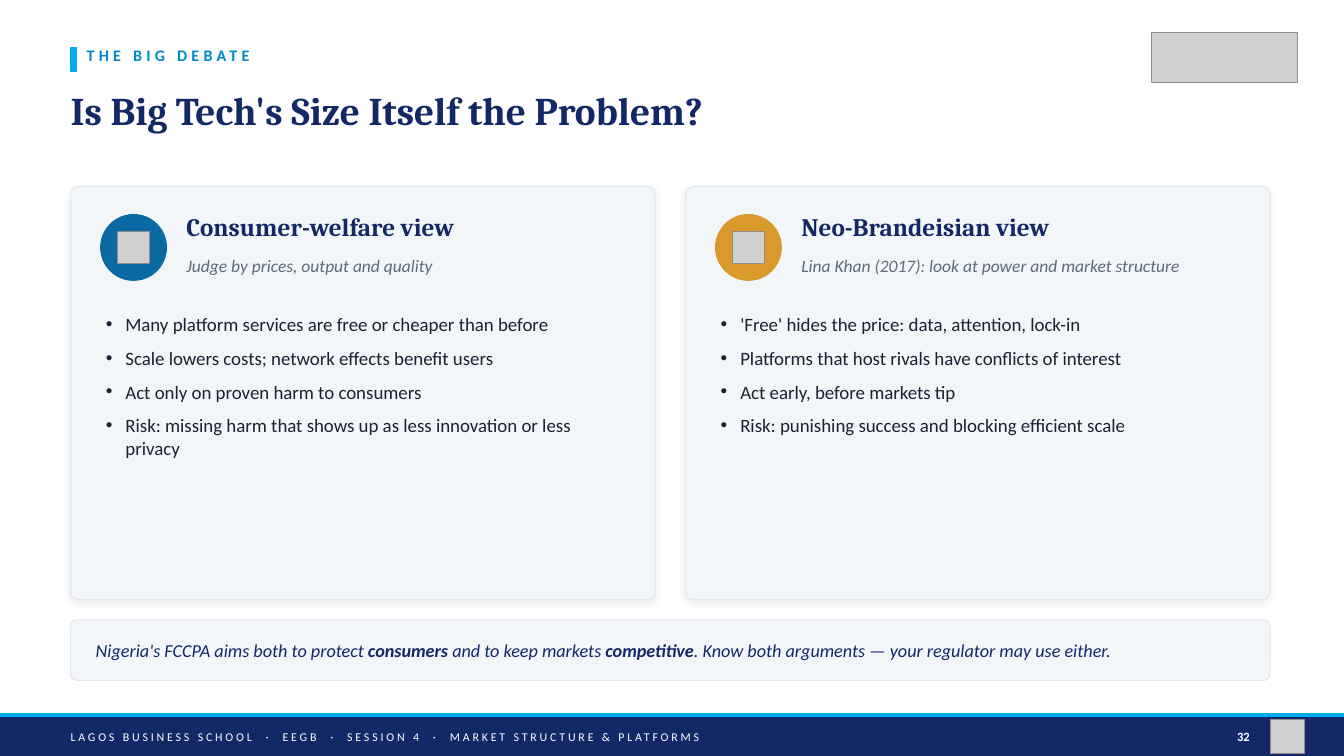
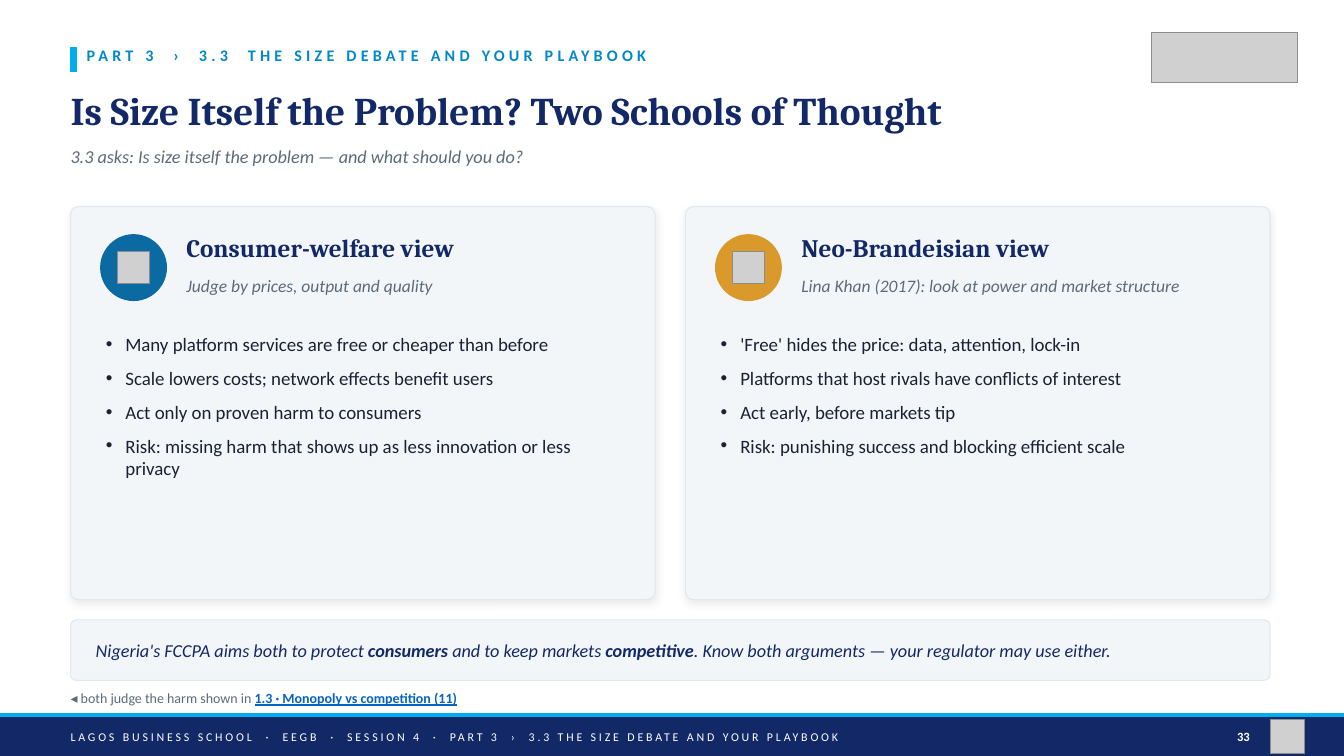
Before and after one commit to adibongo/eegb, a slide deck: slide 33 of sessions/s04/slides/EEGB_S04_Market_Structure_Platforms_Competition_Policy.pptx (slide 32 before the commit). Drawn at 1344x756 pixels with LibreOffice and Linux fonts; fonts in the diff are those of the drawing; grey boxes stand for pictures. Boxes give left, top, right and bottom in pixels: in the first picture for what was removed or moved away, otherwise in the second. Text is boxed around its words. In the diff, an @@ line names an element or a change of style, - is before the commit and + after.

```diff
--- a/sessions/s04/slides/EEGB_S04_Market_Structure_Platforms_Competition_Policy.pptx
+++ b/sessions/s04/slides/EEGB_S04_Market_Structure_Platforms_Competition_Policy.pptx
@@ text at box(145, 50, 228, 61): text changed @@
-THE BIG DEBATE
+PART 3 › 3.3 THE SIZE DEBATE AND YOUR PLAYBOOK
@@ text at box(71, 97, 941, 134): text changed @@
-Is Big Tech's Size Itself the Problem?
+Is Size Itself the Problem? Two Schools of Thought
@@ text added at box(71, 150, 523, 166), 13 pt, text #5C6B7A, italic @@
+3.3 asks: Is size itself the problem — and what should you do?
@@ rounded rectangle: place and size @@
-rounded rectangle at box(71, 187, 655, 600)
+rounded rectangle at box(71, 207, 655, 600)
@@ rounded rectangle at box(71, 207, 655, 600): proportions changed @@
@@ rounded rectangle at box(686, 207, 1270, 600): proportions changed @@
@@ rounded rectangle: place and size @@
-rounded rectangle at box(686, 187, 1270, 600)
+rounded rectangle at box(686, 207, 1270, 600)
@@ 4 texts, 2 pictures, 2 ellipses: place and size @@
-4 texts, 2 pictures, 2 ellipses at box(101, 215, 1180, 280)
+4 texts, 2 pictures, 2 ellipses at box(101, 235, 1180, 300)
@@ text "Many platform services are free ...": place and size @@
-text "Many platform services are free ..." at box(125, 318, 570, 458)
+text "Many platform services are free ..." at box(125, 338, 570, 478)
@@ text "'Free' hides the price: data, ...": place and size @@
-text "'Free' hides the price: data, ..." at box(740, 318, 1125, 436)
+text "'Free' hides the price: data, ..." at box(740, 338, 1125, 457)
@@ text added at box(81, 693, 457, 706), 10 pt, text #0563C1, bold, underline @@
+◂ both judge the harm shown in 1.3 · Monopoly vs competition (11)
@@ text at box(71, 733, 549, 741): text changed @@
-LAGOS BUSINESS SCHOOL · EEGB · SESSION 4 · MARKET STRUCTURE & PLATFORMS
+LAGOS BUSINESS SCHOOL · EEGB · SESSION 4 · PART 3 › 3.3 THE SIZE DEBATE AND YOUR PLAYBOOK
```
Also in this commit, not shown: 38 other slides changed, 2 slides added, 1 slide removed, 11 other files.
